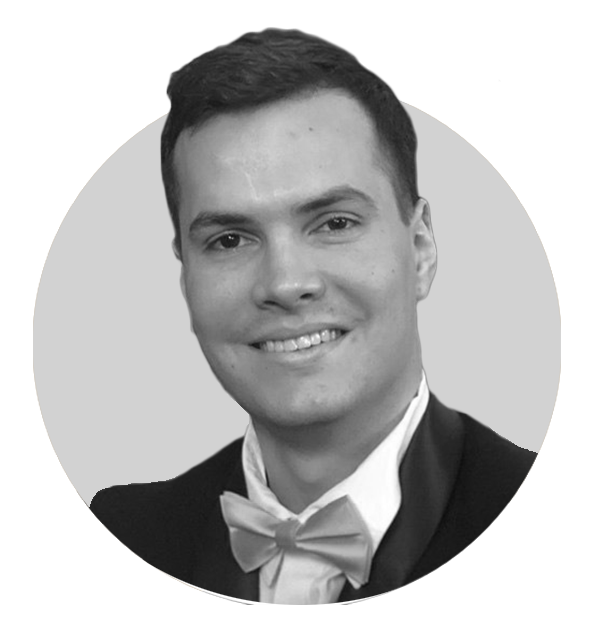
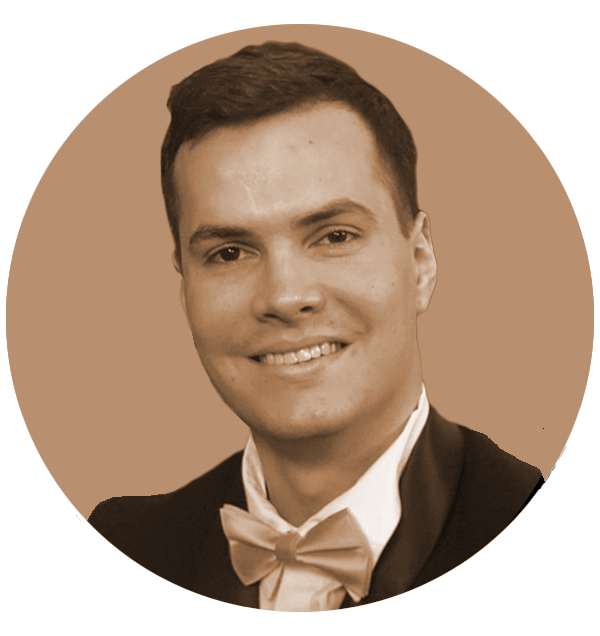
Two versions of the same layered image (600 × 636). Layer-by-layer changes:
painted on "Layer 0" over <box>75,26,566,612</box>
painted on "Layer 1" over <box>6,24,594,612</box>
